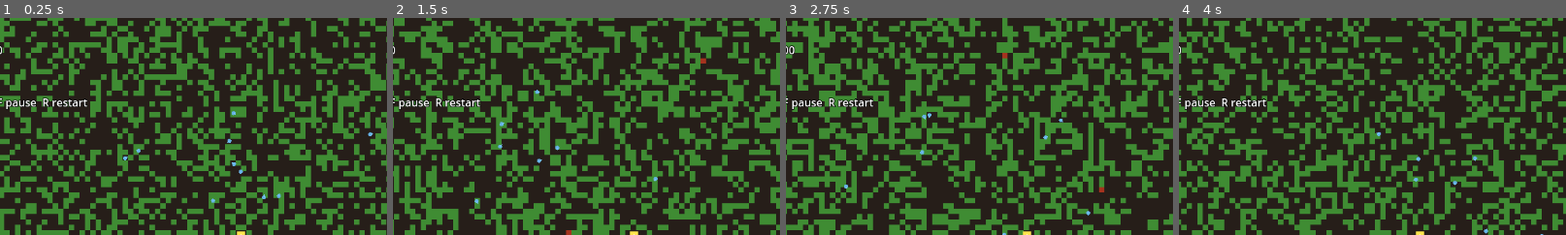
Above: before the commit, frames 1-4 (left to right).
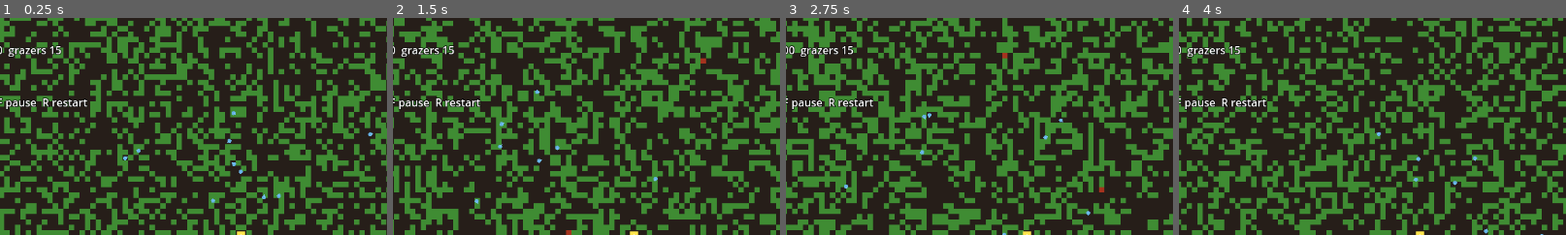
Above: after the commit, the same moments.

Repository: samthorold/godot-exploration
Game: Godot game, scene res://scenes/Main.tscn
The game is run twice, just before and just after one commit, with the same random seed, the same clock (stepped at 60 frames per second) and the same inputs.
Inputs:
- Up to frame 1 (0.25 s): no input
- Up to frame 2 (1.5 s): tap Enter at 0.5 s; hold Right (ui_right) 0.53-1.28 s; tap R at 0.6 s; hold Down (ui_down) from 1.28 s (still down); tap F at 1.35 s
- Up to frame 3 (2.75 s): release Down (ui_down) at 2.03 s; hold Right (ui_right) from 2.03 s (still down); tap R at 2.1 s
- Up to frame 4 (4 s): release Right (ui_right) at 2.78 s; hold Up (ui_up) 2.78-3.53 s; tap F at 2.85 s; hold Left (ui_left) from 3.53 s (still down); tap R at 3.6 s
The pictures show only the part of the screen within x 19-69%, y 0-50%; the shares and areas given below are measured in that part.

The runs differ from the first frame. In frame 1, 0.4% of the frame differs, in the area x 2-17%, y 12-19%; in frame 2, 0.4%; in frame 3, 0.3%; in frame 4, 0.4%.

Commit message:
Add grazer reproduction and starvation
Proximity-based breeding with cooldown and energy cost. Grazers gain
energy from eating moss and lose it over time — population rises and
falls with the ecosystem.

Co-Authored-By: Claude Opus 4.7 (1M context) <noreply@anthropic.com>

Diff:
--- a/scripts/Grazer.gd
+++ b/scripts/Grazer.gd
@@ -11,8 +11,16 @@
 const MOSS_WEIGHT := 2.0
 
 const GRAZE_CHANCE := 0.08
+const REPRODUCE_DIST := 25.0
+const REPRODUCE_COOLDOWN := 10.0
+const REPRODUCE_CHANCE := 0.05
+const ENERGY_MAX := 100.0
+const ENERGY_DRAIN := 1.0
+const ENERGY_FROM_MOSS := 15.0
 
 var velocity := Vector2.ZERO
+var energy := ENERGY_MAX
+var reproduce_timer := REPRODUCE_COOLDOWN * randf()
 
 func _ready() -> void:
 	velocity = Vector2.from_angle(randf() * TAU) * MAX_SPEED * 0.5
@@ -77,6 +85,34 @@
 	var ty := floori(position.y / ts)
 	if cm.tile_at(tx, ty) == WorldGen.MOSS and randf() < GRAZE_CHANCE:
 		cm.set_tile_at(tx, ty, WorldGen.FLOOR)
+		energy = minf(energy + ENERGY_FROM_MOSS, ENERGY_MAX)
+
+func tick_life(delta_ticks: float) -> void:
+	energy -= ENERGY_DRAIN * delta_ticks
+	reproduce_timer = maxf(0.0, reproduce_timer - delta_ticks)
+
+func can_reproduce() -> bool:
+	return reproduce_timer <= 0.0 and energy > ENERGY_MAX * 0.5
+
+func try_reproduce_with(other: Grazer) -> Grazer:
+	if not can_reproduce() or not other.can_reproduce():
+		return null
+	var dist := position.distance_to(other.position)
+	if dist > REPRODUCE_DIST or randf() > REPRODUCE_CHANCE:
+		return null
+	reproduce_timer = REPRODUCE_COOLDOWN
+	other.reproduce_timer = REPRODUCE_COOLDOWN
+	var child := Grazer.new()
+	child.position = (position + other.position) * 0.5
+	child.velocity = Vector2.from_angle(randf() * TAU) * MAX_SPEED * 0.3
+	child.reproduce_timer = REPRODUCE_COOLDOWN
+	child.energy = (energy + other.energy) * 0.25
+	energy *= 0.75
+	other.energy *= 0.75
+	return child
+
+func is_starved() -> bool:
+	return energy <= 0.0
 
 func _draw() -> void:
 	draw_circle(Vector2.ZERO, 3.0, Color(0.4, 0.7, 0.9))
--- a/scripts/Main.gd
+++ b/scripts/Main.gd
@@ -97,15 +97,33 @@
 			cm.world_tick(player.tile_position() as Vector2i)
 			for g in grazers:
 				g.graze(cm)
+				g.tick_life(1.0)
+
+			var births: Array[Grazer] = []
+			for i in grazers.size():
+				for j in range(i + 1, grazers.size()):
+					var child := grazers[i].try_reproduce_with(grazers[j])
+					if child != null:
+						births.append(child)
+			for child in births:
+				add_child(child)
+				grazers.append(child)
+
+			var i := grazers.size() - 1
+			while i >= 0:
+				if grazers[i].is_starved():
+					grazers[i].queue_free()
+					grazers.remove_at(i)
+				i -= 1
 
 	var stats: Dictionary = cm.tile_stats()
 	var tp: Vector2i = player.tile_position()
 	var under: int = cm.tile_at(tp.x, tp.y)
 	var under_str := "Blight" if under == WorldGen.BLIGHT else ("Moss" if under == WorldGen.MOSS else "Floor")
 	var paused_tag := "  (PAUSED)" if cm.paused else ""
-	readout.text = "tick %d  rate %.0f Hz%s\nmoss %d  blight %d  / %d\nunderfoot %s  tile (%d, %d)\nseed prob %.0f%%\n[/] tick rate  -/= seed prob  F pause  R restart" % [
+	readout.text = "tick %d  rate %.0f Hz%s\nmoss %d  blight %d  / %d  grazers %d\nunderfoot %s  tile (%d, %d)\nseed prob %.0f%%\n[/] tick rate  -/= seed prob  F pause  R restart" % [
 		cm.tick_count, tick_rate, paused_tag,
-		stats.moss, stats.blight, stats.total,
+		stats.moss, stats.blight, stats.total, grazers.size(),
 		under_str, tp.x, tp.y,
 		cm.moss_probability * 100.0
 	]
